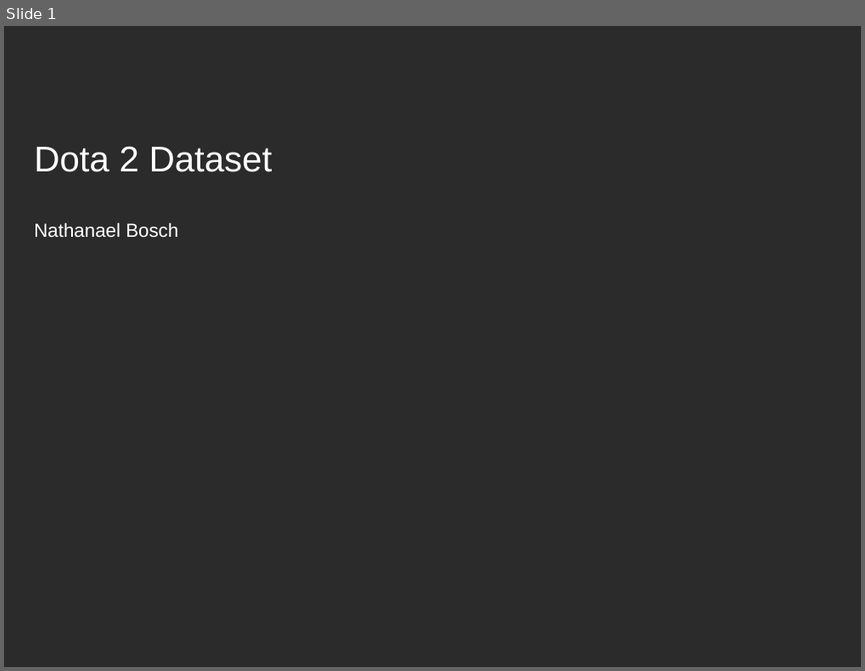
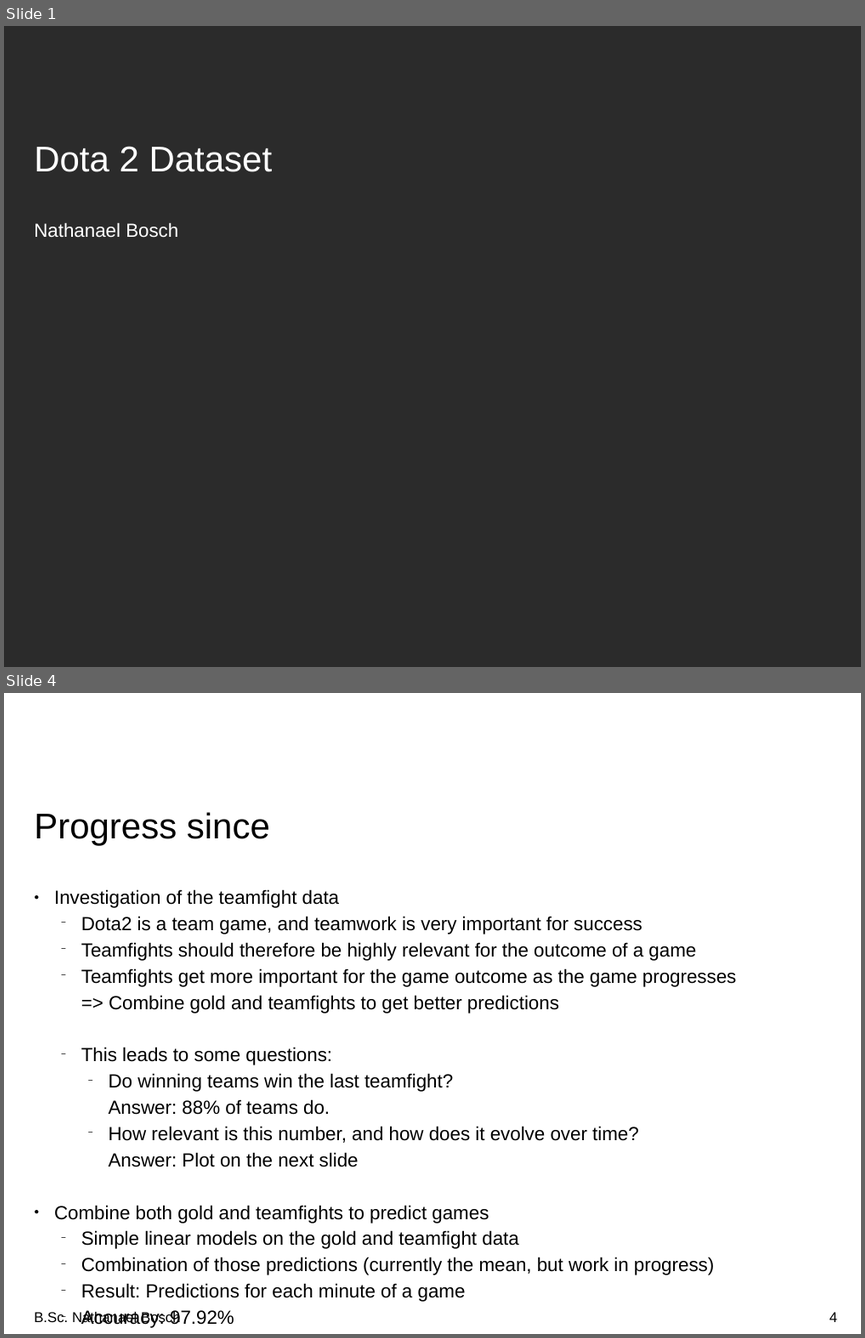
Before and after one commit to nathanaelbosch/GNTRM, a slide deck: challenges/challenge3/challenge3.odp. Shown one above the other, each under a label of ours: slide 1 before the commit, slides 1 and 4 after it; the slides between them are not shown. The pictures are 865x671 and 865x1338 pixels, drawn with LibreOffice and Linux fonts; fonts in the diff are those of the drawing; background and template pictures are left out; a plain dark background stands for a picture behind light text. Boxes give left, top, right and bottom in pixels: in the first picture for what was removed or moved away, otherwise in the second. Text is boxed around its words. In the diff, an @@ line names an element or a change of style, - is before the commit and + after.

Commit message:
3rd Seminar
Game prediction working
Using gold and teamfights
Simple linear models, even simpler combination by taking the mean
97.92% accuracy, measured by "the programm guesses correct at the end
of the game"

Better plots!

Worked on teamfights in general

```diff
--- a/challenges/challenge3/challenge3.odp
+++ b/challenges/challenge3/challenge3.odp
@@ slide 4 added at (4, 693, 861, 1334), background #FFFFFF @@
@@ title added at (34, 812, 270, 846), 30 pt, text #000000 @@
+Progress since
@@ text added at (54, 889, 736, 1328), 16 pt, text #000000 @@
+● Investigation of the teamfight data
+  − Dota2 is a team game, and teamwork is very important for success
+  − Teamfights should therefore be highly relevant for the outcome of a game
+  − Teamfights get more important for the game outcome as the game progresses
+  => Combine gold and teamfights to get better predictions
+  − This leads to some questions:
+    − Do winning teams win the last teamfight?
+    Answer: 88% of teams do.
+    − How relevant is this number, and how does it evolve over time?
+    Answer: Plot on the next slide
+● Combine both gold and teamfights to predict games
+  − Simple linear models on the gold and teamfight data
+  − Combination of those predictions (currently the mean, but work in progress)
+  − Result: Predictions for each minute of a game
+  − Accuracy: 97.92%
@@ text added at (34, 1311, 181, 1326), 12 pt, text #000000 @@
+B.Sc. Nathanael Bosch
@@ page number added at (829, 1312, 837, 1322), 12 pt, text #000000 @@
+4
```
Also in this commit, not shown: 3 slides changed, 2 other slides added, 2 slides removed, 9 other files.
